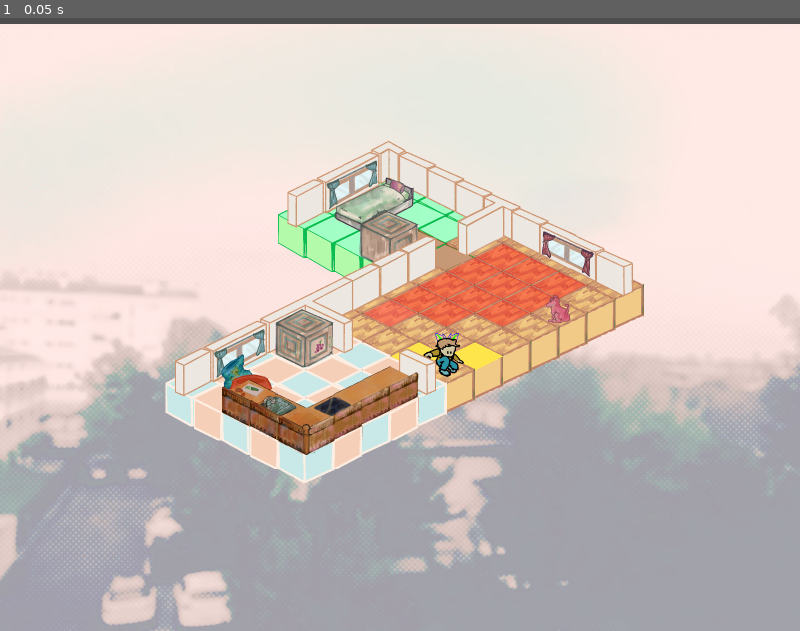
Above: before the commit, frame 1.
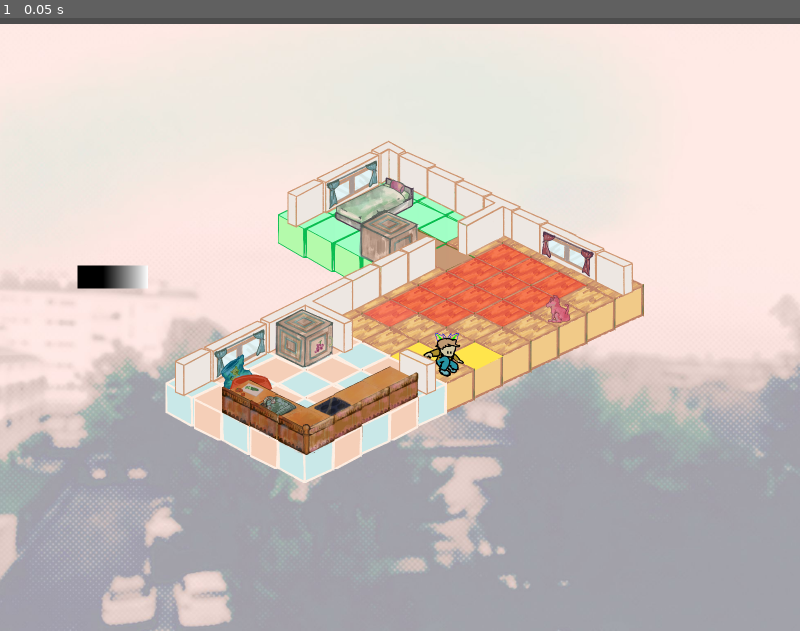
Above: after the commit, the same moment.

Repository: remimorvan/isometric-reverse-heist-simulator-2000
Game: Godot game, scene res://scenes/MainLevel.tscn
Same seed, same stepped clock (60 frames per second), same inputs: the game is played once before the commit and once after it. The engine's default icon, where the game draws it, is replaced by a stand-in: a white triangle on a blue panel in a dark square.
Inputs:
- Up to frame 1 (0.05 s): no input

The runs differ from the first frame. In frame 1, 0.3% of the frame differs, in the area x 9-19%, y 40-45%.

Commit message:
restrart button

Diff:
--- a/scenes/MainLevel.tscn
+++ b/scenes/MainLevel.tscn
@@ -13,12 +13,33 @@
 [ext_resource type="PackedScene" uid="uid://copmddbeoxptn" path="res://scenes/player.tscn" id="10_rqv6b"]
 [ext_resource type="PackedScene" uid="uid://bbac7vf2pr0wi" path="res://scenes/bed_head.tscn" id="11_4t260"]
 
+[sub_resource type="Gradient" id="Gradient_4t260"]
+offsets = PackedFloat32Array(0.36039, 1)
+
+[sub_resource type="GradientTexture2D" id="GradientTexture2D_wd4wg"]
+gradient = SubResource("Gradient_4t260")
+width = 600
+height = 200
+
 [node name="MainLevel" type="Node2D"]
 y_sort_enabled = true
 script = ExtResource("1_jsrw5")
 
 [node name="Mayson" parent="." instance=ExtResource("2_jsrw5")]
 tile_size = 240.0
+
+[node name="Restart" type="Node2D" parent="Mayson"]
+position = Vector2(-2132, -677)
+
+[node name="Button" type="Button" parent="Mayson/Restart"]
+modulate = Color(1, 1, 1, 0)
+self_modulate = Color(1, 1, 1, 0)
+custom_minimum_size = Vector2(600, 200)
+offset_right = 8.0
+offset_bottom = 8.0
+
+[node name="Sprite2D" type="Sprite2D" parent="Mayson/Restart"]
+texture = SubResource("GradientTexture2D_wd4wg")
 
 [node name="GameObjectHandler" type="Node2D" parent="Mayson"]
 y_sort_enabled = true
@@ -77,3 +98,5 @@
 position = Vector2(426, -147)
 scale = Vector2(3.5, 3.5)
 texture = ExtResource("10_6ib6r")
+
+[connection signal="pressed" from="Mayson/Restart/Button" to="." method="_on_restart_button_pressed"]
--- a/scripts/main.gd
+++ b/scripts/main.gd
@@ -9,3 +9,7 @@
 # Called every frame. 'delta' is the elapsed time since the previous frame.
 func _process(delta: float) -> void:
 	pass
+
+
+func _on_restart_button_pressed() -> void:
+	get_tree().reload_current_scene()
Not shown: 1 places in scenes/MainLevel.tscn that only renumber resources
